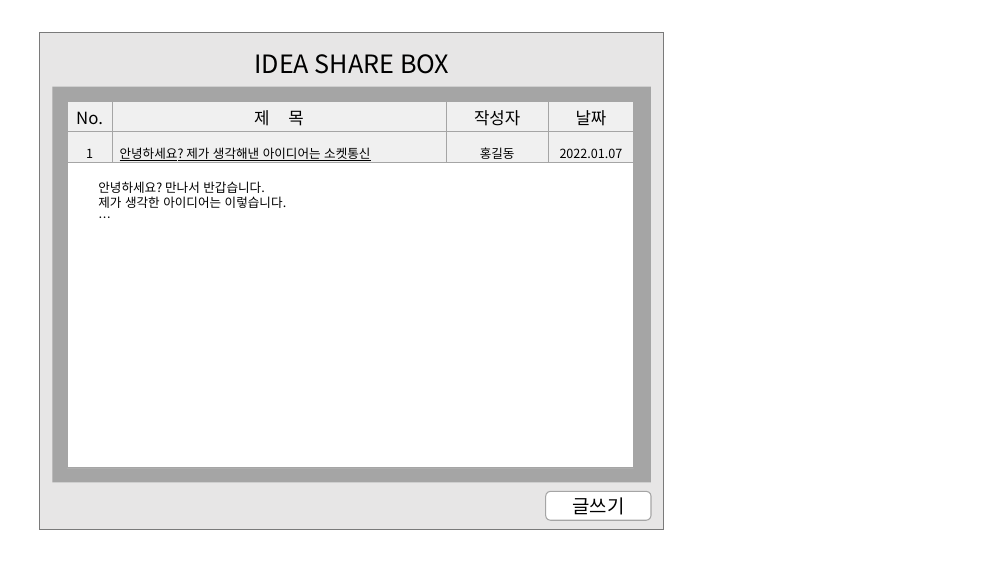
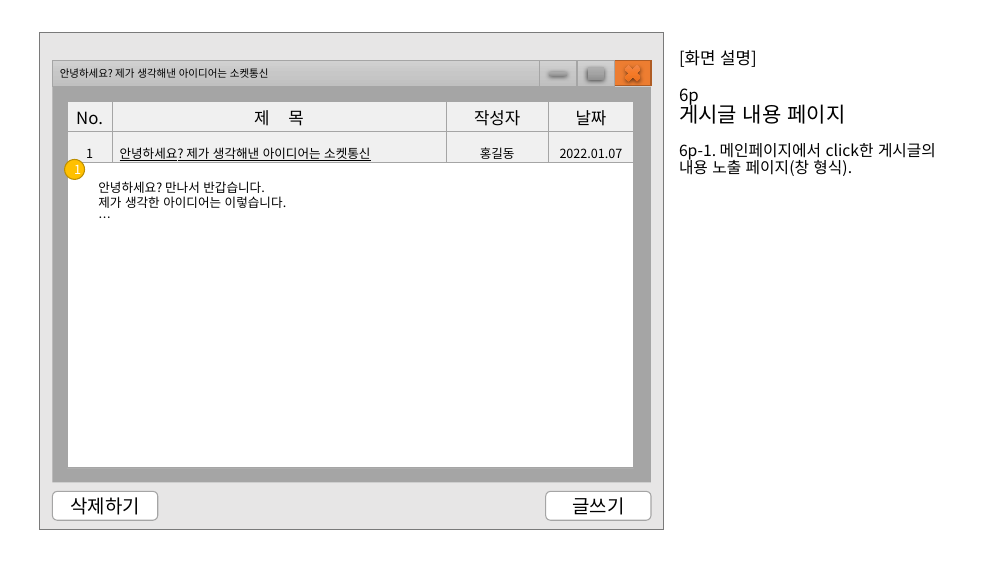
Before and after one commit to jwsimhj97/Fullstack, a slide deck: slide 8 of 소켓통신_심현정.pptx (slide 6 before the commit). Drawn at 1008x567 pixels with LibreOffice and Linux fonts; fonts in the diff are those of the drawing. Boxes give left, top, right and bottom in pixels: in the first picture for what was removed or moved away, otherwise in the second. Text is boxed around its words. In the diff, an @@ line names an element or a change of style, - is before the commit and + after.

```diff
--- a/소켓통신_심현정.pptx
+++ b/소켓통신_심현정.pptx
@@ text removed at <box>254,54,449,74</box> @@
-IDEA SHARE BOX
@@ title added at <box>679,50,845,124</box>, 16 pt, text #000000 @@
+[화면 설명]
+6p
+게시글 내용 페이지
@@ rectangle added at <box>52,60,540,85</box>, fill gradient #D2D2D2 to #C8C8C8 to #C0C0C0, outline #A5A5A5 0.5 pt, 10 pt, text #000000 @@
+안녕하세요? 제가 생각해낸 아이디어는 소켓통신
@@ rectangle added at <box>540,60,577,85</box>, fill gradient #D2D2D2 to #C8C8C8 to #C0C0C0, outline #A5A5A5 0.5 pt @@
@@ rectangle added at <box>550,72,567,76</box>, fill gradient #AFAFAF to #A5A5A5 to #939393 @@
@@ rectangle added at <box>577,60,614,85</box>, fill gradient #D2D2D2 to #C8C8C8 to #C0C0C0, outline #A5A5A5 0.5 pt @@
@@ rectangle added at <box>588,67,604,79</box>, fill gradient #AFAFAF to #A5A5A5 to #939393 @@
@@ rectangle added at <box>614,60,651,85</box>, fill #ED7D31, outline #AF5C24 1 pt @@
@@ cross added at <box>621,62,644,85</box>, fill gradient #F18C57 to #F67B28 to #E56C19 @@
@@ text added at <box>679,143,936,176</box>, 15 pt, text #000000 @@
+6p-1. 메인페이지에서 click한 게시글의 내용 노출 페이지(창 형식).
@@ ellipse added at <box>64,160,84,179</box>, fill #FFC000, outline #BD8E00 1 pt, 12 pt, text #FFFFFF @@
+1
@@ rounded rectangle added at <box>52,492,157,520</box>, fill #FFFFFF, outline #A5A5A5 1 pt, 18 pt, text #000000 @@
+삭제하기
```
Also in this commit, not shown: 8 other slides changed, 4 slides added, 2 slides removed, 24 other files.
